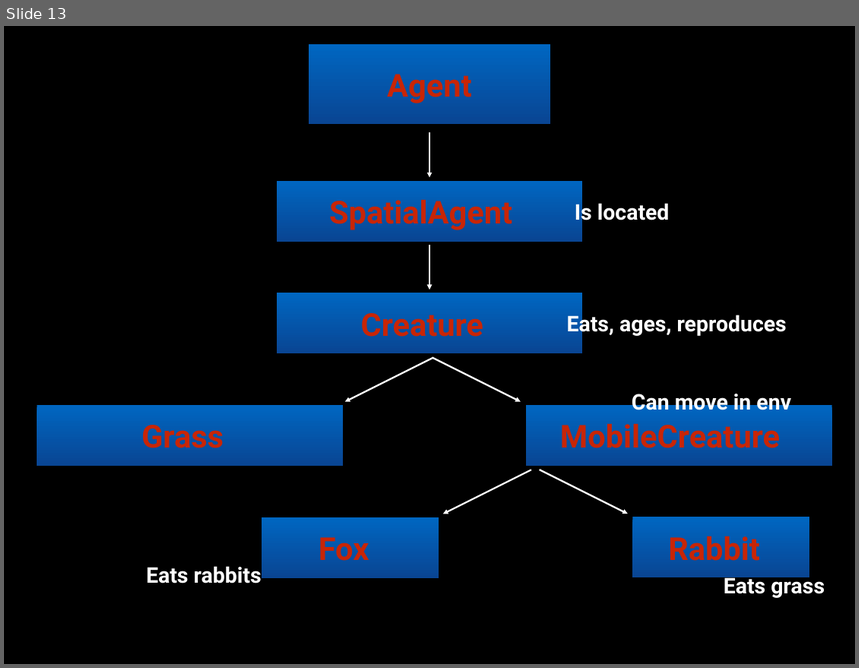
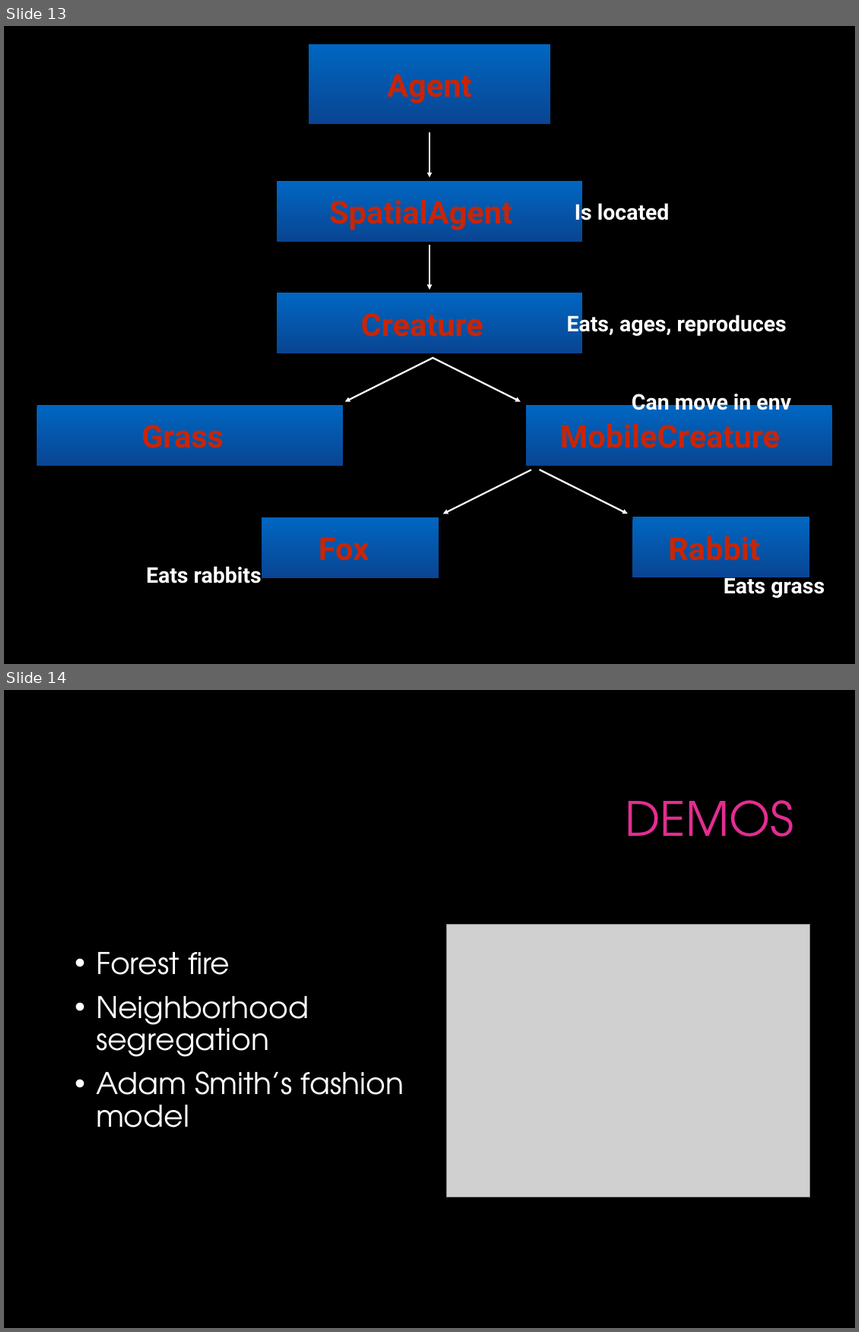
Before and after one commit to gcallah/indras_net, a slide deck: docs/Indra.pptx. Shown one above the other, each under a label of ours: slide 13 before the commit, slides 13 and 14 after it. The pictures are 859x668 and 859x1332 pixels, drawn with LibreOffice and Linux fonts; fonts in the diff are those of the drawing; grey boxes stand for pictures; background and template pictures are left out. Boxes give left, top, right and bottom in pixels: in the first picture for what was removed or moved away, otherwise in the second. Text is boxed around its words. In the diff, an @@ line names an element or a change of style, - is before the commit and + after.

Commit message:
Updated Indra presentation.

```diff
--- a/docs/Indra.pptx
+++ b/docs/Indra.pptx
@@ slide 14 added at box(4, 690, 855, 1328), background #000000 @@
@@ title added at box(625, 800, 794, 837), 56.9 pt, text #E32D91 @@
+DEMOS
@@ picture added at box(446, 925, 810, 1198) @@
@@ text added at box(96, 952, 404, 1128), 36 pt, text #FFFFFF @@
+• Forest fire
+• Neighborhood segregation
+• Adam Smith’s fashion model
```
